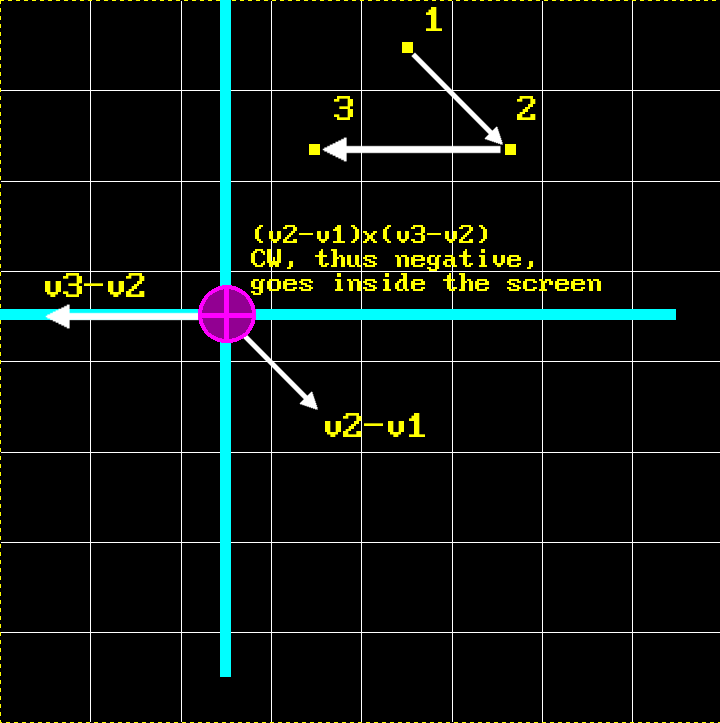
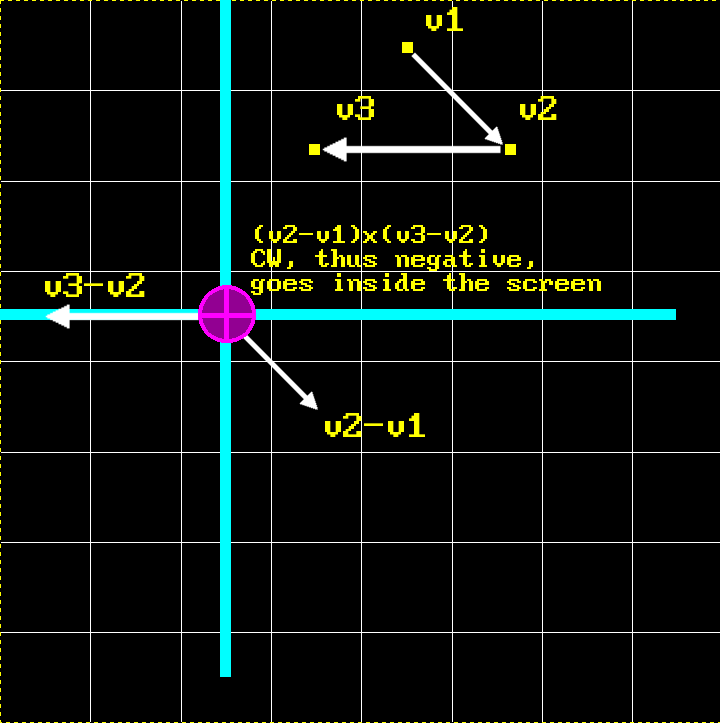
Revision of a layered 720x723 image; what changed, layer by layer:
renamed "2" to "v2", painted on it over (517, 96, 557, 120)
renamed "3" to "v3", painted on it over (334, 96, 374, 120)
renamed "1" to "v1", painted on it over (426, 7, 463, 31)
